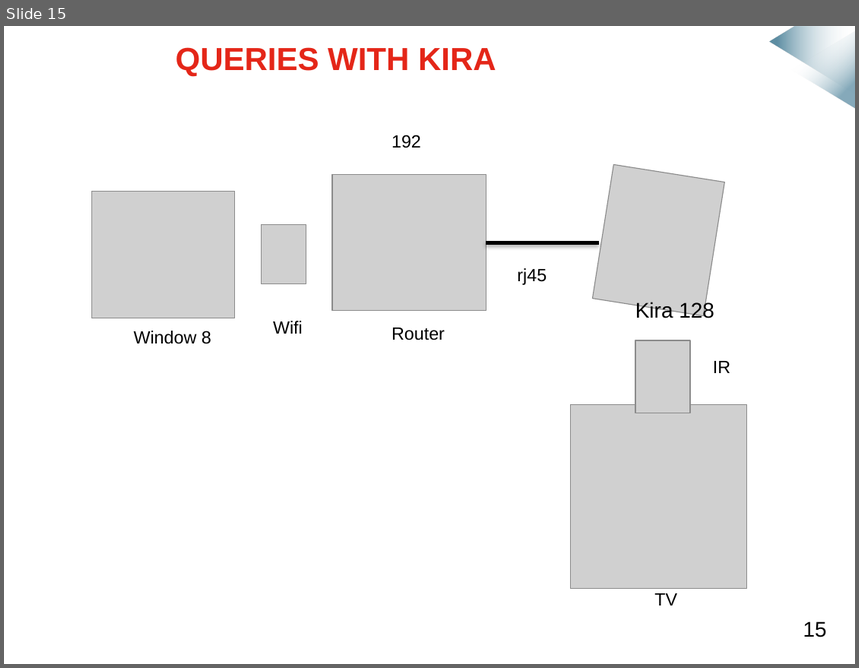
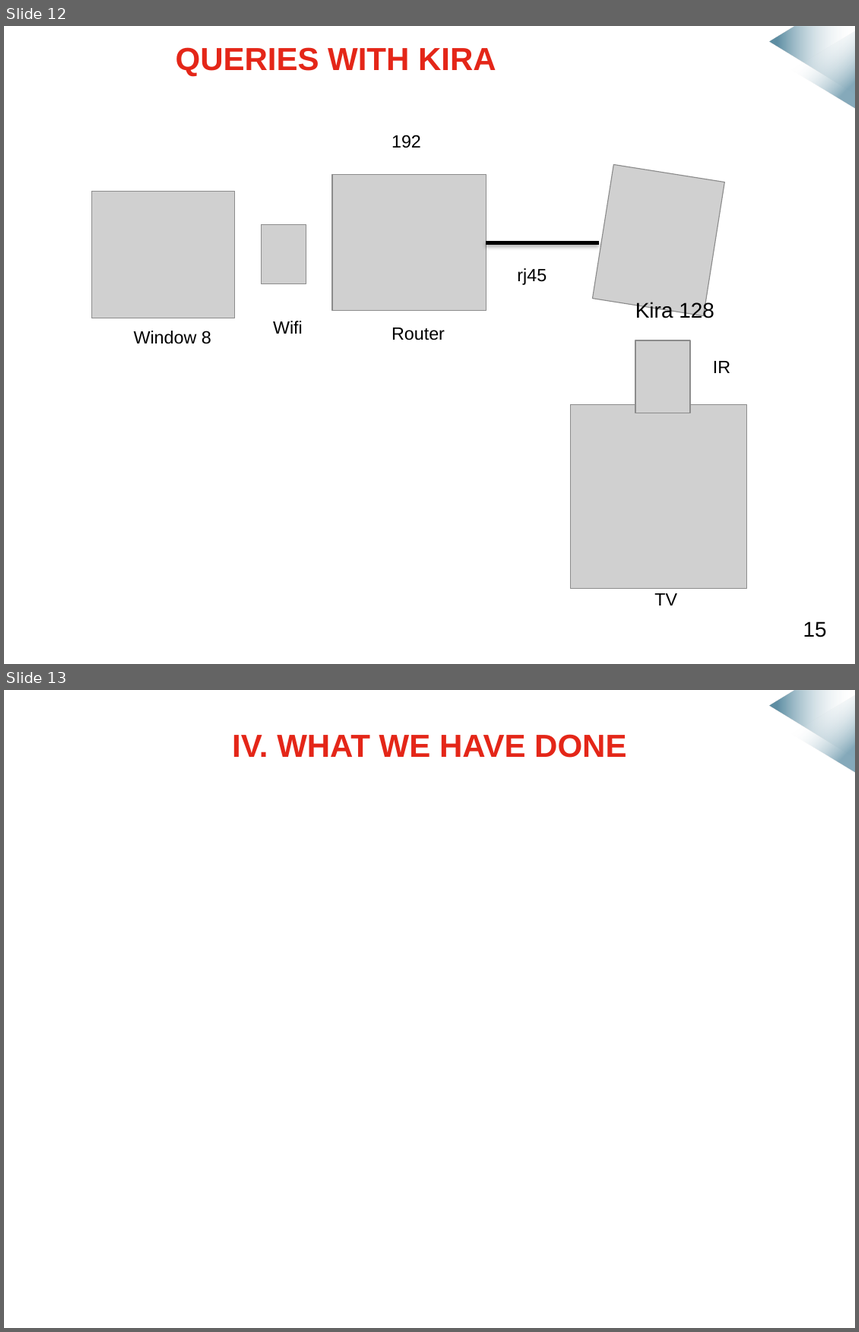
Before and after one commit to mmeven/EP_Domotique_Tablette, a slide deck: Rendu/Diapo_prototype_janvier.pptx. Shown one above the other, each under a label of ours: slide 15 before the commit, slides 12 and 13 after it. The pictures are 859x668 and 859x1332 pixels, drawn with LibreOffice and Linux fonts; fonts in the diff are those of the drawing; grey boxes stand for pictures; background and template pictures are left out. Boxes give left, top, right and bottom in pixels: in the first picture for what was removed or moved away, otherwise in the second. Text is boxed around its words. In the diff, an @@ line names an element or a change of style, - is before the commit and + after.

```diff
--- a/Rendu/Diapo_prototype_janvier.pptx
+++ b/Rendu/Diapo_prototype_janvier.pptx
@@ slide 13 added at box(4, 690, 855, 1328), background #FFFFFF; not listed: 2 template elements that a slide beside it also shows @@
@@ title added at box(232, 734, 626, 758), 27 pt, text #E42618, bold @@
+IV. WHAT WE HAVE DONE
@@ what was slide 15 is now slide 12 @@
```
Also in this commit, not shown: 9 slides changed, 4 slides removed.
